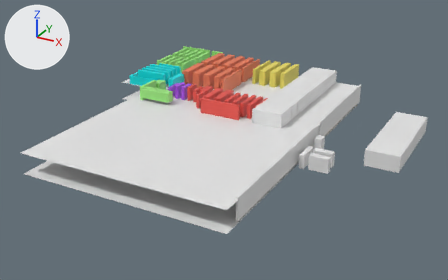
A saved change to the Blender file Actuel/plan.blend.
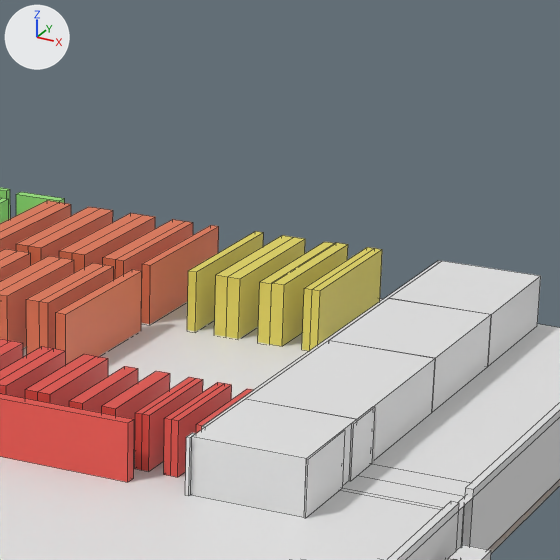
There are two pictures of each version: one whole from a camera (50 mm lens) standing at (75.5, -59.9, 43.0) and looking at (28.4, 25.7, 0.2), one close up on the part from 46% to 76% of the width and 2% to 50% of the height. Arrows for +X, +Y and +Z are at upper left; the lights stay in place. The close-ups show mesh edges as thin lines.

Objects in the first close-up: 'BR01', 'BR02', 'BR03', 'L22', 'M01', 'M11', 'Mur.008', 'N00', 'N01', 'N02', 'N03', 'N04', 'N05', 'N06', 'Salle de réunion', 'Sol'.
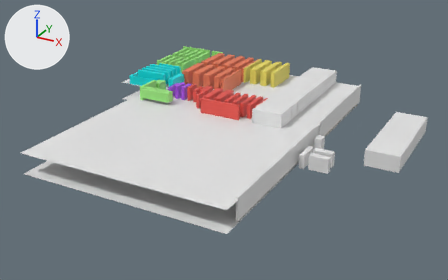
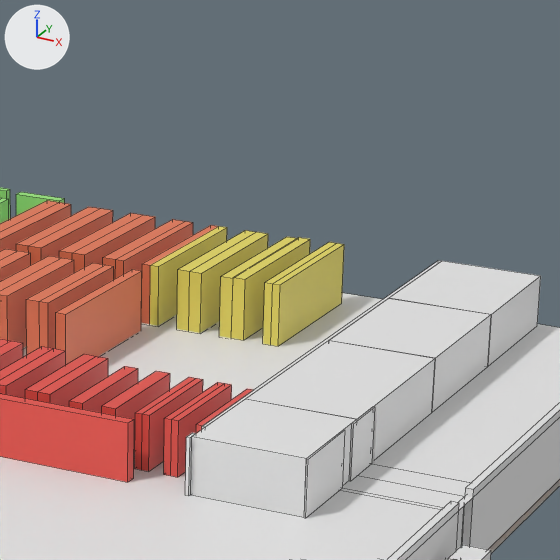
Commit message: replacement des espaces de stockage zone N

Pixel boxes [x1, y1, x2, y2] of what changed, in the close-ups (560 x 560 px):
'N00', moved
    before: [310, 248, 382, 350]
    after: [271, 243, 344, 346]
'N02', moved
    before: [270, 242, 348, 346]
    after: [231, 237, 310, 340]
'N04', moved
    before: [226, 237, 305, 339]
    after: [189, 232, 268, 333]
'N06', moved
    before: [187, 231, 264, 332]
    after: [150, 226, 227, 326]
'N05', moved
    before: [214, 235, 293, 337]
    after: [177, 230, 256, 331]
'N03', moved
    before: [258, 242, 334, 344]
    after: [219, 237, 297, 338]
'N01', moved
    before: [302, 247, 374, 351]
    after: [263, 242, 336, 345]
'M11', unchanged, covered by the edit
    before: [141, 225, 219, 324]
    after: [141, 225, 218, 324]

The change in detail:
Object 'N00' (ob_n00) moves from (30.09, 50.1, 5.0) to (28.13, 50.02, 5.0).
Object 'N01' (ob_n01) moves from (29.69, 50.1, 5.0) to (27.73, 50.02, 5.0).
Object 'N02' (ob_n02) moves from (28.18, 50.1, 5.0) to (26.21, 50.02, 5.0).
Object 'N03' (ob_n03) moves from (27.55, 50.1, 4.95) to (25.59, 50.02, 4.95).
Object 'N04' (ob_n04) moves from (25.91, 50.1, 4.95) to (23.95, 50.02, 4.95).
Object 'N05' (ob_n05) moves from (25.29, 50.1, 4.95) to (23.32, 50.02, 4.95).
Object 'N06' (ob_n06) moves from (23.75, 50.1, 4.95) to (21.79, 50.02, 4.95).
